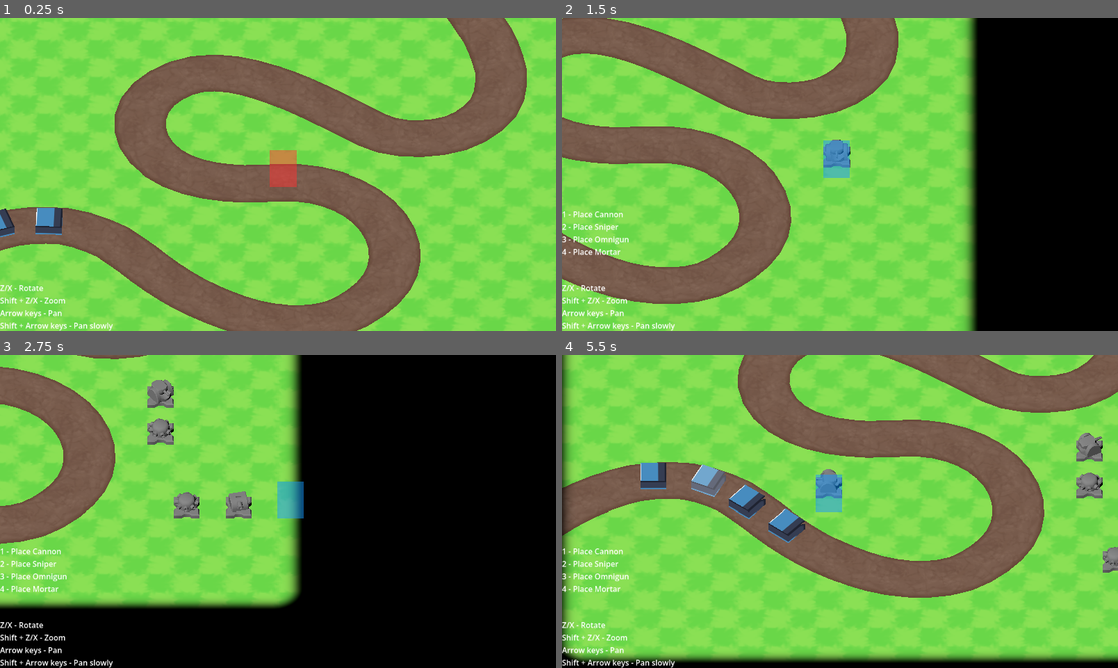
Above: before the commit, frames 1-4 (two rows, left to right).
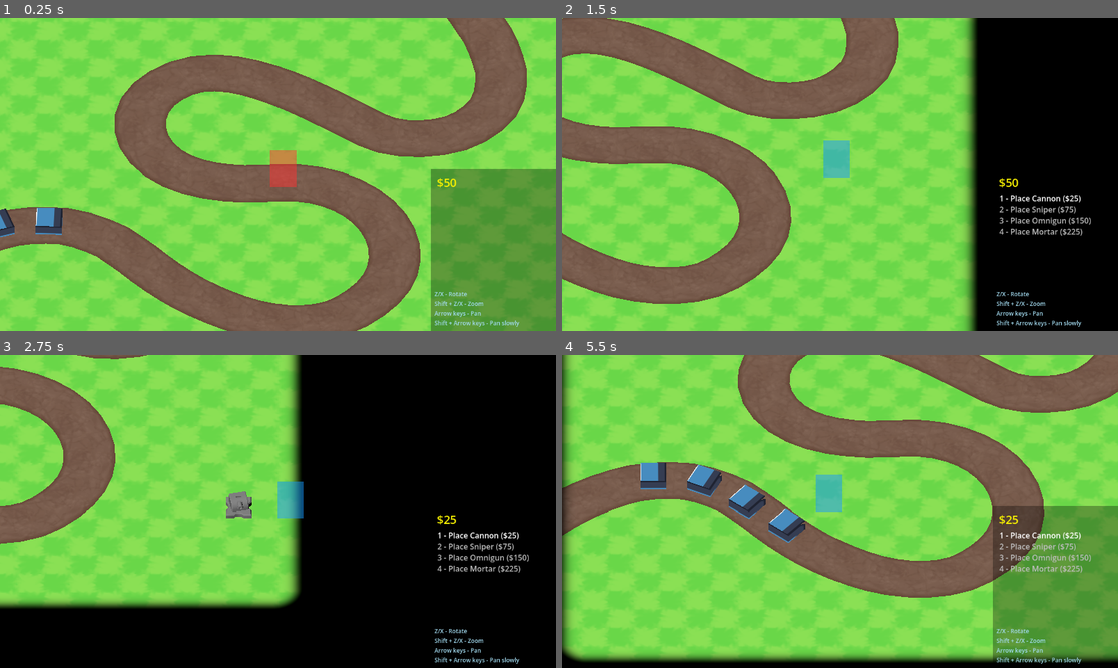
Above: after the commit, the same moments.

Repository: dairycultist/furry-roguelike-platformer
Game: Godot game, scene res://scene.tscn
Same seed, same stepped clock (60 frames per second), same inputs: the game is played once before the commit and once after it. The engine's default icon, where the game draws it, is replaced by a stand-in: a white triangle on a blue panel in a dark square.
Inputs:
- Up to frame 1 (0.25 s): no input
- Up to frame 2 (1.5 s): hold Right (pan_right) 0.53-1.28 s; tap 1 (tool_1) at 0.6 s; tap 2 (tool_2) at 0.8, 1.35 s; hold Down (pan_down) from 1.28 s (still down)
- Up to frame 3 (2.75 s): tap 3 (tool_3) at 1.55, 2.1 s; release Down (pan_down) at 2.03 s; hold Right (pan_right) from 2.03 s (still down); tap 1 (tool_1) at 2.3 s
- Up to frame 4 (5.5 s): release Right (pan_right) at 2.78 s; hold Up (pan_up) 2.78-3.53 s; tap X (camalt_negative) at 2.85 s; tap 2 (tool_2) at 3.05, 5.3 s; hold Left (pan_left) 3.53-5.03 s; tap Z (camalt_positive) at 3.6 s; tap 3 (tool_3) at 3.8 s; tap Shift (modify_action) at 4.35 s; tap 1 (tool_1) at 4.55, 5.1 s; hold Down (pan_down) from 5.03 s (still down)

The runs differ from the first frame. In frame 1, 12% of the frame differs, in the area x 0-100%, y 48-100%; in frame 2, 2.2%; in frame 3, 3.0%; in frame 4, 14%, in the area x 0-100%, y 24-100%.

Commit message:
Money system

Diff:
--- a/enemy.gd
+++ b/enemy.gd
@@ -2,6 +2,7 @@
 
 @export var _speed : float = 1.0;
 @export var _health : int = 3;
+@export var _money_value : int = 10;
 
 var _hit_fac : float = 1.0;
 
@@ -16,6 +17,7 @@
 	_health -= dmg;
 	$Mesh.position = 0.25 * Vector3(randfn(0, 1), 0.0, randfn(0, 1)).normalized();
 	if _health <= 0:
+		get_parent().alert_enemy_defeated(_money_value);
 		queue_free();
 
 func _process(delta: float) -> void:
--- a/enemy.tscn
+++ b/enemy.tscn
@@ -11,7 +11,7 @@
 shader = ExtResource("2_iifgy")
 shader_parameter/albedo = ExtResource("3_epg4t")
 shader_parameter/uv_scale = Vector2(1, 1)
-shader_parameter/hit_fac = 0.0
+shader_parameter/hit_fac = 1.0
 shader_parameter/origin_fade_dist = 12.0
 shader_parameter/origin_fade_width2 = 1.0
 shader_parameter/fade_corner_radius = 0.2
--- /dev/null
+++ b/enemy_path.gd
@@ -0,0 +1,8 @@
+extends Path3D;
+
+@export var _player : Node3D;
+
+## Enemies use this function by calling it on their parent, which
+## should have this script.
+func alert_enemy_defeated(enemy_money_value : int):
+	_player.money += enemy_money_value;
--- a/player.gd
+++ b/player.gd
@@ -1,13 +1,18 @@
 extends Node3D;
 
-const cannon_prefab = preload("res://tower/cannon/cannon1.tscn");
-const sniper_prefab = preload("res://tower/sniper/sniper1.tscn");
-const omnigun_prefab = preload("res://tower/omnigun/omnigun1.tscn");
-const mortar_prefab = preload("res://tower/mortar/mortar1.tscn");
+var cannon_example : Tower;
+var sniper_example : Tower;
+var omnigun_example : Tower;
+var mortar_example : Tower;
 
 @export var ZOOM_SPEED := 10.0;
 @export var PAN_SPEED_MULT := 0.8;
 @export var PAN_SPEED_SLOW_MULT := 0.4;
+
+var money : int:
+	set(value):
+		money = value;
+		$InfoBox/MoneyLabel.text = str("$", money);
 
 var grid : GridMap;
 var enemy_path : Path3D;
@@ -16,6 +21,20 @@
 var towers_by_position = {};
 
 func _ready() -> void:
+
+	cannon_example = load("res://tower/cannon/cannon1.tscn").instantiate();
+	cannon_example.process_mode = Node.PROCESS_MODE_DISABLED;
+
+	sniper_example = load("res://tower/sniper/sniper1.tscn").instantiate();
+	sniper_example.process_mode = Node.PROCESS_MODE_DISABLED;
+
+	omnigun_example = load("res://tower/omnigun/omnigun1.tscn").instantiate();
+	omnigun_example.process_mode = Node.PROCESS_MODE_DISABLED;
+
+	mortar_example = load("res://tower/mortar/mortar1.tscn").instantiate();
+	mortar_example.process_mode = Node.PROCESS_MODE_DISABLED;
+
+	money = 50;
 
 	grid = get_parent();
 	enemy_path = grid.get_node("EnemyPath");
@@ -65,48 +84,67 @@
 			selected_tower.poke();
 
 			$Cursor/Mesh.get_surface_override_material(0).albedo_color = Color(0.4, 0.2, 1.0, 0.5);
-			set_tower_types_displayed(false, ["nuthin'"]);
+
+			# TODO towers should be able to report an array of what
+			# towers they can upgrade to
+			run_tower_placement_options(selected_pos, false, []);
 
 		else:
 			$Cursor/Mesh.get_surface_override_material(0).albedo_color = Color(1.0, 0.2, 0.2, 0.5);
-			set_tower_types_displayed(true, []);
+			run_tower_placement_options(selected_pos, true, []);
 	else:
 		$Cursor/Mesh.get_surface_override_material(0).albedo_color = Color(0.1, 0.6, 1.0, 0.5);
-		set_tower_types_displayed(true, ["Cannon", "Sniper", "Omnigun", "Mortar"]);
+		run_tower_placement_options(selected_pos, true, [cannon_example, sniper_example, omnigun_example, mortar_example]);
 
 	# move cursor to selection
 	$Cursor.global_position = lerp($Cursor.global_position, Vector3(selected_pos) + Vector3(0.5, 0.0, 0.5), 15.0 * delta);
 
+func run_tower_placement_options(selected_pos : Vector3i, place_otherwise_upgrade : bool, types : Array[Tower]):
+
+	$InfoBox/TowerTypeLabel.text = "";
+
+	for i in range(0, types.size()):
+		$InfoBox/TowerTypeLabel.text += str("[color=white]" if types[i].cost <= money else "[color=gray]", i + 1, " - Place " if place_otherwise_upgrade else " - Upgrade to ", types[i].title, " ($", types[i].cost, ")", "[/color]", "\n");
+
+	if not place_otherwise_upgrade:
+		$InfoBox/TowerTypeLabel.text += str(4, " - Destroy (no workie)\n");
+
 	# placing tower
-	if Input.is_action_just_pressed("tool_any") and not pos_occupied:
+	if Input.is_action_just_pressed("tool_any"):
 
-		var tower;
+		if place_otherwise_upgrade:
 
-		if Input.is_action_just_pressed("tool_1"):
-			tower = cannon_prefab.instantiate();
-		elif Input.is_action_just_pressed("tool_2"):
-			tower = sniper_prefab.instantiate();
-		elif Input.is_action_just_pressed("tool_3"):
-			tower = omnigun_prefab.instantiate();
-		else:
-			tower = mortar_prefab.instantiate();
+			var tower_type;
 
-		tower_parent.add_child(tower);
-		tower.enemy_path = enemy_path;
-		tower.global_position = Vector3(selected_pos.x + 0.5, 0.0, selected_pos.z + 0.5);
+			if Input.is_action_just_pressed("tool_1"):
+				if types.size() < 1:
+					return;
+				tower_type = types[0];
+			elif Input.is_action_just_pressed("tool_2"):
+				if types.size() < 2:
+					return;
+				tower_type = types[1];
+			elif Input.is_action_just_pressed("tool_3"):
+				if types.size() < 3:
+					return;
+				tower_type = types[2];
+			else:
+				if types.size() < 4:
+					return;
+				tower_type = types[3];
 
-		grid.set_cell_item(selected_pos, 0);
+			if tower_type.cost > money:
+				return;
 
-		towers_by_position[selected_pos] = tower;
+			money -= tower_type.cost;
 
-func set_tower_types_displayed(place_otherwise_upgrade : bool, types : Array[String]):
+			var tower = tower_type.duplicate();
 
-	$TowerTypeLabel.text = "";
+			tower_parent.add_child(tower);
+			tower.process_mode = Node.PROCESS_MODE_ALWAYS;
+			tower.enemy_path = enemy_path;
+			tower.global_position = Vector3(selected_pos.x + 0.5, 0.0, selected_pos.z + 0.5);
 
-	if place_otherwise_upgrade:
-		for i in range(0, types.size()):
-			$TowerTypeLabel.text += str(i + 1, " - Place ", types[i], "\n");
-	else:
-		for i in range(0, types.size()):
-			$TowerTypeLabel.text += str(i + 1, " - Upgrade to ", types[i], "\n");
-		$TowerTypeLabel.text += str(4, " - Destroy (no workie)\n");
+			grid.set_cell_item(selected_pos, 0);
+
+			towers_by_position[selected_pos] = tower;
--- a/scene.tscn
+++ b/scene.tscn
@@ -7,6 +7,7 @@
 [ext_resource type="ArrayMesh" uid="uid://chrc7hrfxtyul" path="res://path.obj" id="4_m7jmp"]
 [ext_resource type="Texture2D" uid="uid://di8cf2ijph50w" path="res://dirt.png" id="4_u3cyc"]
 [ext_resource type="PackedScene" uid="uid://cb5sx04t1xbpo" path="res://enemy.tscn" id="7_ni31j"]
+[ext_resource type="Script" uid="uid://baf7a64j7ehvq" path="res://enemy_path.gd" id="7_xlvrw"]
 
 [sub_resource type="PlaneMesh" id="PlaneMesh_lxpj2"]
 size = Vector2(26, 26)
@@ -82,19 +83,6 @@
 mesh = ExtResource("4_m7jmp")
 surface_material_override/0 = SubResource("ShaderMaterial_y2354")
 
-[node name="Label" type="Label" parent="." unique_id=16969720]
-anchors_preset = 2
-anchor_top = 1.0
-anchor_bottom = 1.0
-offset_top = -49.0
-offset_right = 136.0
-grow_vertical = 0
-text = "Z/X - Rotate
-Shift + Z/X - Zoom
-Arrow keys - Pan
-Shift + Arrow keys - Pan slowly"
-vertical_alignment = 2
-
 [node name="GridMap" type="GridMap" parent="." unique_id=269219875]
 mesh_library = SubResource("MeshLibrary_lxpj2")
 cell_size = Vector3(1, 1, 1)
@@ -106,17 +94,6 @@
 
 [node name="Player" type="Node3D" parent="GridMap" unique_id=945685676]
 script = ExtResource("2_nxogm")
-
-[node name="TowerTypeLabel" type="Label" parent="GridMap/Player" unique_id=490998936]
-anchors_preset = 2
-anchor_top = 1.0
-anchor_bottom = 1.0
-offset_top = -228.0
-offset_right = 136.0
-offset_bottom = -127.0
-grow_vertical = 0
-text = "info"
-vertical_alignment = 2
 
 [node name="CameraAnchor" type="Node3D" parent="GridMap/Player" unique_id=310821411]
 
@@ -133,8 +110,64 @@
 mesh = SubResource("BoxMesh_lxpj2")
 surface_material_override/0 = SubResource("StandardMaterial3D_u3cyc")
 
-[node name="EnemyPath" type="Path3D" parent="GridMap" unique_id=320968486]
+[node name="InfoBox" type="Control" parent="GridMap/Player" unique_id=202553279]
+layout_mode = 3
+anchors_preset = 3
+anchor_left = 1.0
+anchor_top = 1.0
+anchor_right = 1.0
+anchor_bottom = 1.0
+offset_left = -259.0
+offset_top = -335.0
+grow_horizontal = 0
+grow_vertical = 0
+
+[node name="ColorRect" type="ColorRect" parent="GridMap/Player/InfoBox" unique_id=1140183359]
+layout_mode = 1
+anchors_preset = 15
+anchor_right = 1.0
+anchor_bottom = 1.0
+grow_horizontal = 2
+grow_vertical = 2
+color = Color(0, 0, 0, 0.3137255)
+
+[node name="ControlsLabel" type="Label" parent="GridMap/Player/InfoBox" unique_id=16969720]
+layout_mode = 0
+offset_left = 7.0
+offset_top = 226.0
+offset_right = 242.0
+offset_bottom = 327.0
+theme_override_colors/font_color = Color(0.63841295, 0.8573782, 0.94089675, 1)
+theme_override_font_sizes/font_size = 12
+text = "Z/X - Rotate
+Shift + Z/X - Zoom
+Arrow keys - Pan
+Shift + Arrow keys - Pan slowly"
+vertical_alignment = 2
+
+[node name="MoneyLabel" type="Label" parent="GridMap/Player/InfoBox" unique_id=1391859905]
+layout_mode = 0
+offset_left = 12.0
+offset_top = 10.0
+offset_right = 247.0
+offset_bottom = 49.0
+theme_override_colors/font_color = Color(0.9696464, 0.94566506, 0, 1)
+theme_override_font_sizes/font_size = 24
+text = "$money"
+
+[node name="TowerTypeLabel" type="RichTextLabel" parent="GridMap/Player/InfoBox" unique_id=1011735510]
+layout_mode = 0
+offset_left = 13.0
+offset_top = 48.0
+offset_right = 239.0
+offset_bottom = 240.0
+bbcode_enabled = true
+text = "info"
+
+[node name="EnemyPath" type="Path3D" parent="GridMap" unique_id=320968486 node_paths=PackedStringArray("_player")]
 curve = SubResource("Curve3D_y2354")
+script = ExtResource("7_xlvrw")
+_player = NodePath("../Player")
 
 [node name="Enemy1" parent="GridMap/EnemyPath" unique_id=1505863252 instance=ExtResource("7_ni31j")]
 transform = Transform3D(0.6542781, 0, -0.7562211, 0, 1.0000056, 0, 0.7562211, 0, 0.6542781, -13.951372, 0, 5.6567516)
--- a/tower/cannon/cannon1.tscn
+++ b/tower/cannon/cannon1.tscn
@@ -14,6 +14,7 @@
 shader = ExtResource("6_v0qna")
 shader_parameter/albedo = ExtResource("7_gjumv")
 shader_parameter/uv_scale = Vector2(1, 1)
+shader_parameter/hit_fac = 1.0
 shader_parameter/origin_fade_dist = 12.0
 shader_parameter/origin_fade_width2 = 1.0
 shader_parameter/fade_corner_radius = 0.2
@@ -21,6 +22,8 @@
 
 [node name="Cannon" type="Node3D" unique_id=1625817297]
 script = ExtResource("1_kybsl")
+title = "Cannon"
+cost = 25
 
 [node name="Base" type="MeshInstance3D" parent="." unique_id=798336857]
 mesh = ExtResource("2_gspl5")
--- a/tower/mortar/mortar1.tscn
+++ b/tower/mortar/mortar1.tscn
@@ -14,6 +14,7 @@
 shader = ExtResource("6_pa1ad")
 shader_parameter/albedo = ExtResource("7_h3smt")
 shader_parameter/uv_scale = Vector2(1, 1)
+shader_parameter/hit_fac = 1.0
 shader_parameter/origin_fade_dist = 12.0
 shader_parameter/origin_fade_width2 = 1.0
 shader_parameter/fade_corner_radius = 0.2
@@ -21,6 +22,8 @@
 
 [node name="Mortar" type="Node3D" unique_id=1625817297]
 script = ExtResource("1_hlpm8")
+title = "Mortar"
+cost = 225
 max_targeting_distance = 7
 long_range_only = true
 
--- a/tower/omnigun/omnigun1.tscn
+++ b/tower/omnigun/omnigun1.tscn
@@ -22,6 +22,8 @@
 
 [node name="Omnigun" type="Node3D" unique_id=1625817297]
 script = ExtResource("1_jqjya")
+title = "Omnigun"
+cost = 150
 omnigun_animation = true
 
 [node name="Base" type="MeshInstance3D" parent="." unique_id=798336857]
--- a/tower/sniper/sniper1.tscn
+++ b/tower/sniper/sniper1.tscn
@@ -14,6 +14,7 @@
 shader = ExtResource("6_q3a56")
 shader_parameter/albedo = ExtResource("7_ydtxl")
 shader_parameter/uv_scale = Vector2(1, 1)
+shader_parameter/hit_fac = 1.0
 shader_parameter/origin_fade_dist = 12.0
 shader_parameter/origin_fade_width2 = 1.0
 shader_parameter/fade_corner_radius = 0.2
@@ -21,6 +22,8 @@
 
 [node name="Sniper" type="Node3D" unique_id=1625817297]
 script = ExtResource("1_4aon5")
+title = "Sniper"
+cost = 75
 max_targeting_distance = 7
 long_range_only = true
 
--- a/tower/tower.gd
+++ b/tower/tower.gd
@@ -1,6 +1,9 @@
 @abstract
 extends Node3D;
 class_name Tower;
+
+@export var title : String = "Unnamed Tower";
+@export var cost : int = 0;
 
 @export var damage : int = 1;
 @export var max_targeting_distance : int = 3;
Not shown, added: enemy_path.gd.uid
